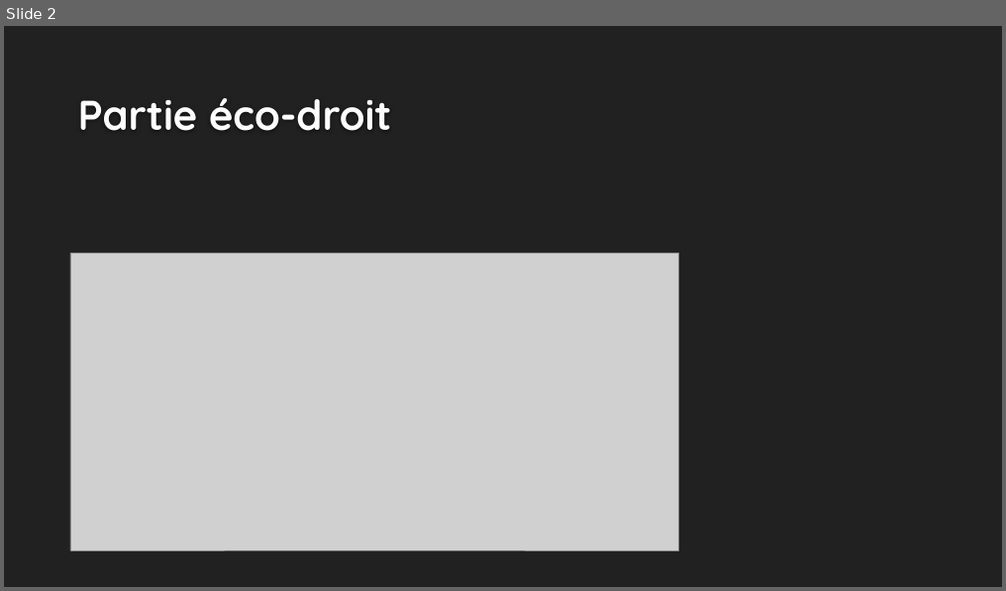
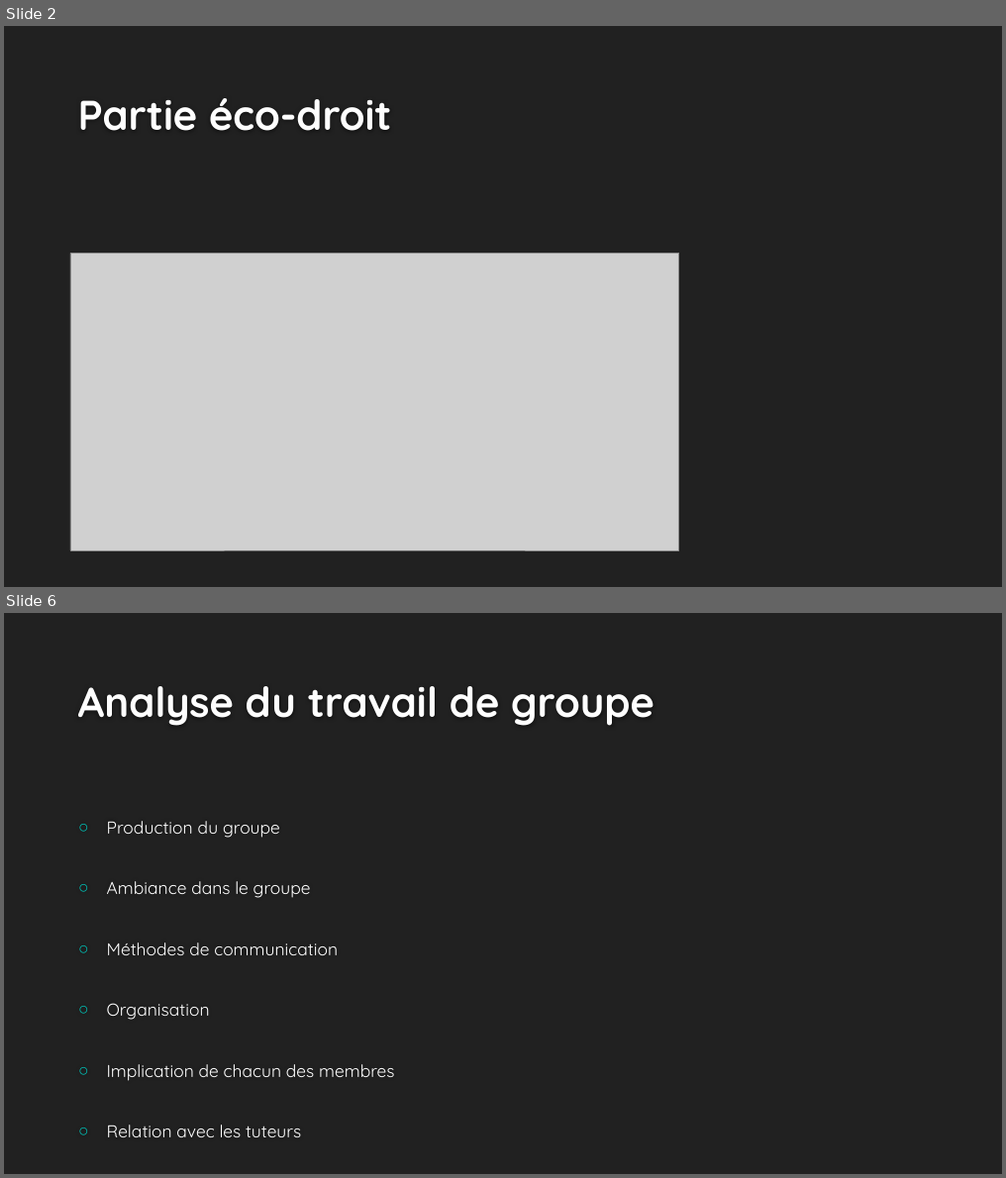
Before and after one commit to 52Alexis/PTUTS1A2, a slide deck: Soutenance/Les logiciels de Musique Assistée par Ordinateur.pptx. Shown one above the other, each under a label of ours: slide 2 before the commit, slides 2 and 6 after it; the slides between them are not shown. The pictures are 1006x591 and 1006x1178 pixels, drawn with LibreOffice and Linux fonts; fonts in the diff are those of the drawing; grey boxes stand for pictures; background and template pictures are left out. Boxes give left, top, right and bottom in pixels: in the first picture for what was removed or moved away, otherwise in the second. Text is boxed around its words. In the diff, an @@ line names an element or a change of style, - is before the commit and + after.

```diff
--- a/Soutenance/Les logiciels de Musique Assistée par Ordinateur.pptx
+++ b/Soutenance/Les logiciels de Musique Assistée par Ordinateur.pptx
@@ slide 6 added at [4,613,1002,1174], background #212121 @@
@@ title added at [78,686,654,726], 40 pt, text #FEFEFE, bold @@
+Analyse du travail de groupe
@@ text added at [107,821,394,1138], 16.6 pt, text #FFFFFF @@
+○ Production du groupe
+○ Ambiance dans le groupe
+○ Méthodes de communication
+○ Organisation
+○ Implication de chacun des membres
+○ Relation avec les tuteurs
```
Also in this commit, not shown: 2 slides changed, 1 other slide added, 1 slide removed.
